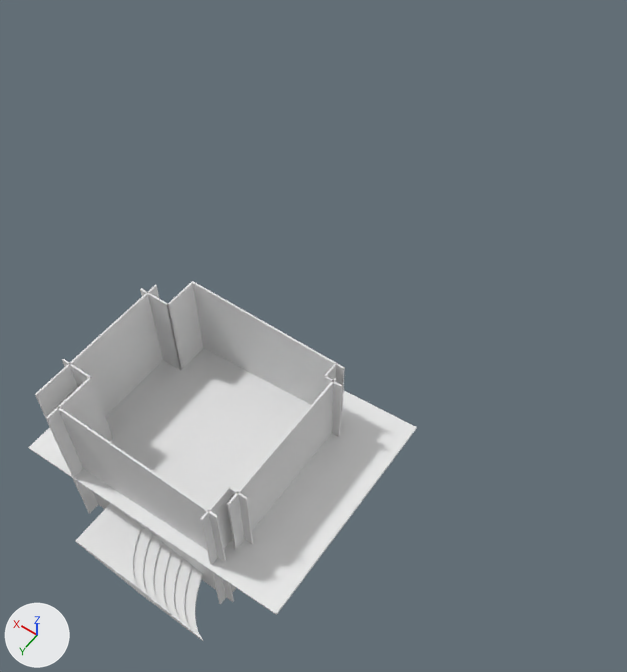
An edit to the Blender file CSS 451 workspace/Assets/Models/floor.blend, drawn before and after from the same camera.
The view is the same before and after, from a 50 mm lens placed at (-3.73, 3.35, 8.87), pointed at (-0.26, -1.51, 1.23). The axes (+X, +Y, +Z) are drawn at lower left. The lights are the same throughout. Materials are left out; every surface is plain grey.

The first picture shows 'Cube', 'Floor', 'Wall'.
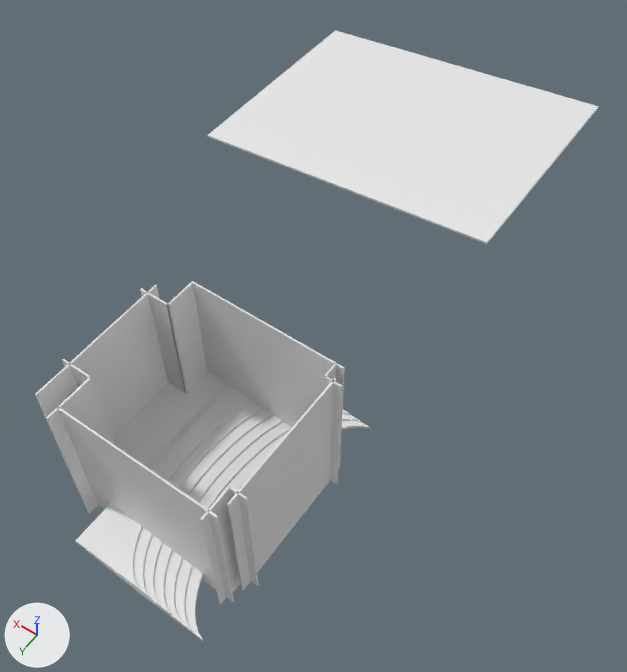
Patch to the scene script:
```diff
--- a/CSS 451 workspace/Assets/Models/floor.blend.py
+++ b/CSS 451 workspace/Assets/Models/floor.blend.py
@@ ob_cube @@
 ob_cube = bpy.data.objects.new('Cube', me_cube_001)
-ob_cube.location = (-0.02, -0.1, 0.72)
+ob_cube.location = (-0.02, -3.48, 2.81)
 ob_cube.rotation_euler = (0.0, 0.105, 0.0)  # degrees (0, 6, 0)
```

Location of each change, [x1, y1, x2, y2] in pixels of the pictures (627 x 672 px):
'Cube', moved: before [28, 348, 417, 615]; after [207, 30, 599, 244]
'Floor', unchanged, uncovered by the edit: before [75, 503, 236, 641]; after [75, 372, 371, 641]
